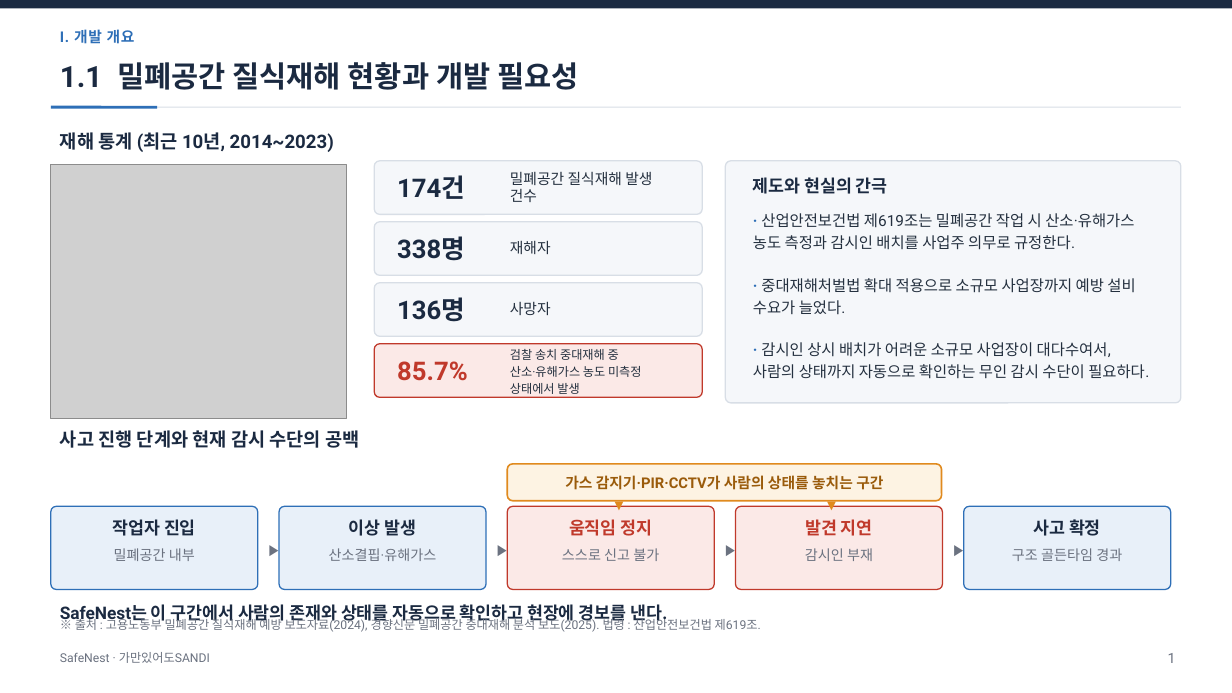
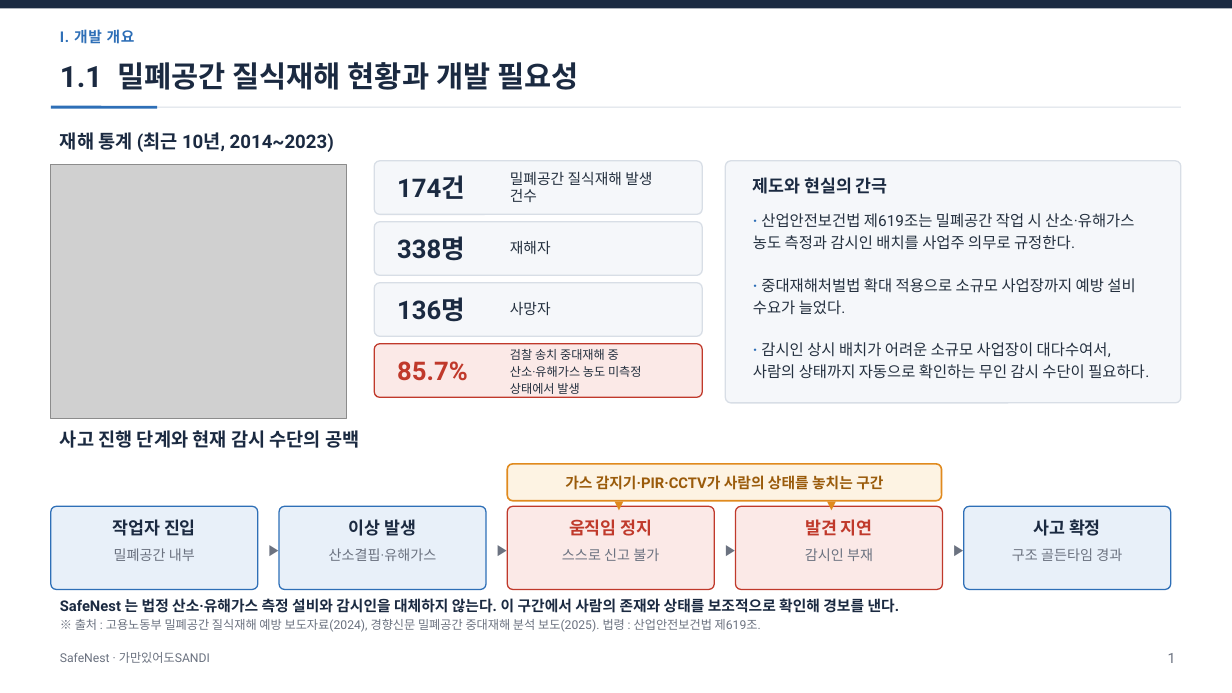
Before and after one commit to jinsu1011/safenest-embedded-competition, a slide deck: slide 2 of final-report/2026ESWContest_자유공모_가만있어도SANDI_개발완료보고서.pptx. Drawn at 1232x693 pixels with LibreOffice and Linux fonts; fonts in the diff are those of the drawing; grey boxes stand for pictures. Boxes give left, top, right and bottom in pixels: in the first picture for what was removed or moved away, otherwise in the second. Text is boxed around its words. In the diff, an @@ line names an element or a change of style, - is before the commit and + after.

```diff
--- a/final-report/2026ESWContest_자유공모_가만있어도SANDI_개발완료보고서.pptx
+++ b/final-report/2026ESWContest_자유공모_가만있어도SANDI_개발완료보고서.pptx
@@ text at <box>60,598,900,613</box>: text changed; size 13.5 to 11.5 pt @@
-SafeNest는 이 구간에서 사람의 존재와 상태를 자동으로 확인하고 현장에 경보를 낸다.
+SafeNest 는 법정 산소·유해가스 측정 설비와 감시인을 대체하지 않는다. 이 구간에서 사람의 존재와 상태를 보조적으로 확인해 경보를 낸다.
```
Also in this commit, not shown: 8 other slides changed, 12 other files.
